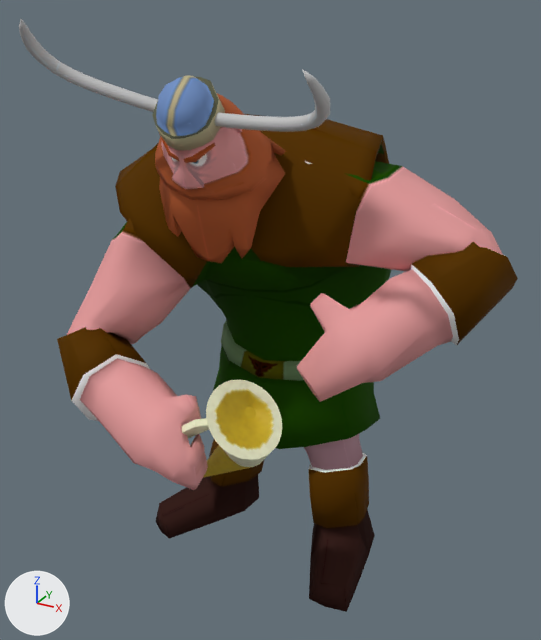
Two versions of the OBJ model assets/Animacion/Vikingo/Celebracion/vikingoCelebracion_000489.obj, one commit apart.
The view is the same before and after, from a camera (50 mm lens) standing at (3.7, -6.23, 6.12) and looking at (0.19, 0.14, 2.94). Lighting does not change. The marker at lower left points along +X, +Y and +Z. Where no turn or scale is listed for an object, it has been applied to the vertices.

The first picture shows 'Vilkingo_ikingoH', 'jarra_jarraH'.
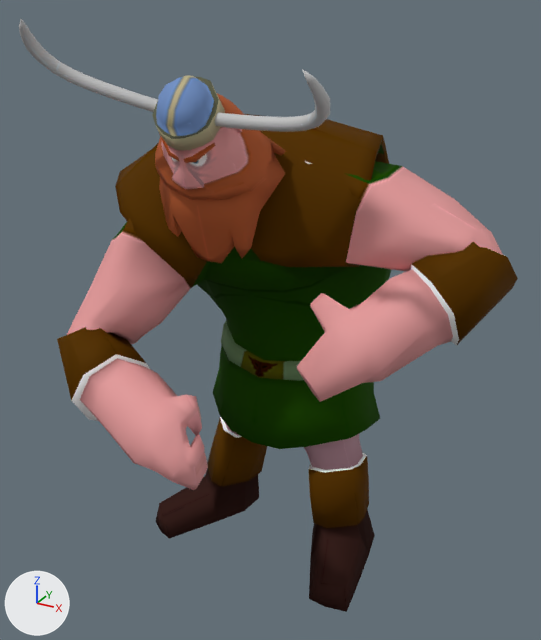
Changed parts and their boxes [x1, y1, x2, y2] in the pictures (541 x 640 px):
```json
{"object": "jarra_jarraH", "change": "deleted", "before": [181, 380, 282, 478]}
```

Edits to the scene script, one JSON object a line:
```json
{"op": "remove", "block": "ob_jarra_jarrah", "code": ["ob_jarra_jarrah = bpy.data.objects.new('jarra_jarraH', me_jarra_jarrah)", "ob_jarra_jarrah.location = (0.0, 0.0, 0.0)"]}
```
